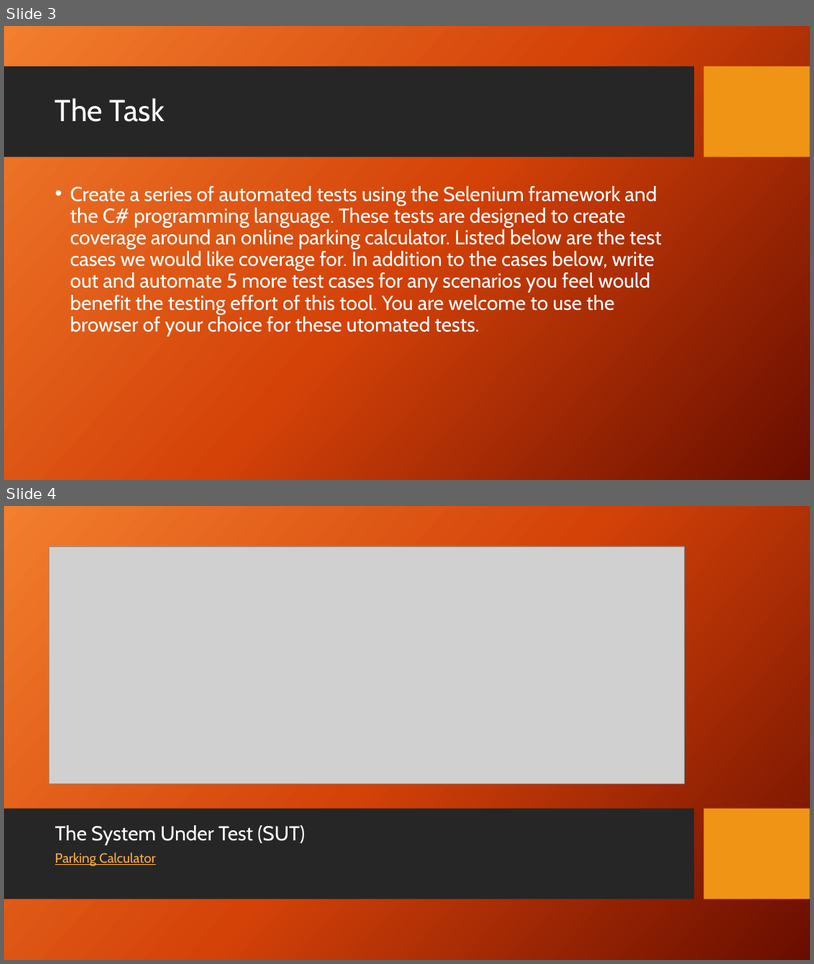
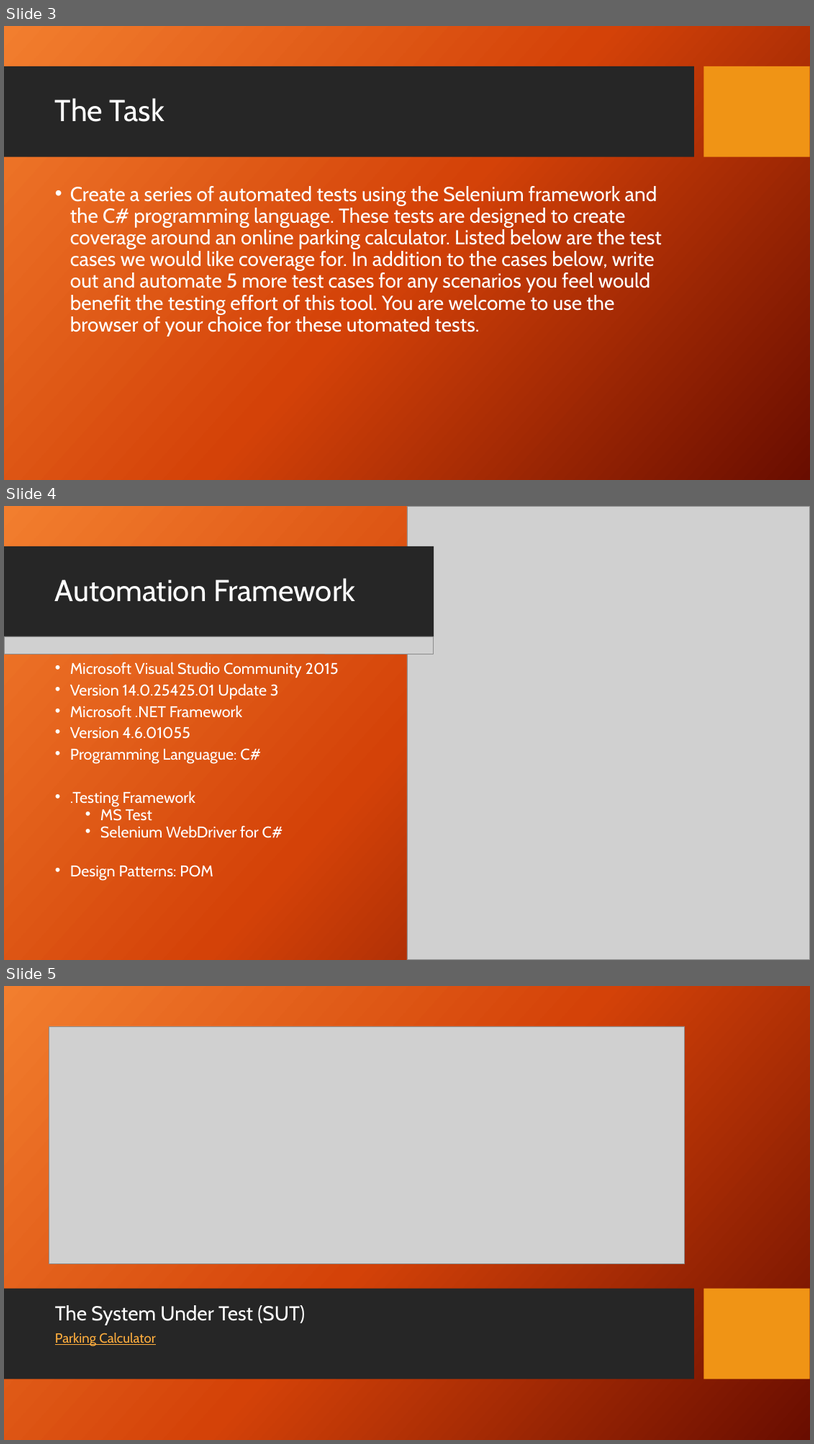
Before and after one commit to hack3rlife/mindbody, a slide deck: docs/Mindbody_Design.pptx. Shown one above the other, each under a label of ours: slides 3 and 4 before the commit, slides 3, 4 and 5 after it. The pictures are 814x964 and 814x1444 pixels, drawn with LibreOffice and Linux fonts; fonts in the diff are those of the drawing; grey boxes stand for pictures; background and template pictures are left out. Boxes give left, top, right and bottom in pixels: in the first picture for what was removed or moved away, otherwise in the second. Text is boxed around its words. In the diff, an @@ line names an element or a change of style, - is before the commit and + after.

Commit message:
1.  Adding support for run test cases from Developer Command Prompt. 2.  Addding screenshots to the test cases. 3.  Updating documentation 4.  Supports for both Google Chrome and Microsoft Internet Explorer.

```diff
--- a/docs/Mindbody_Design.pptx
+++ b/docs/Mindbody_Design.pptx
@@ slide 4 added at (x1=4, y1=506, x2=810, y2=960), background picture (left out); not listed: 2 template elements that a slide beside it also shows @@
@@ rectangle added at (x1=4, y1=506, x2=810, y2=960), fill gradient #F18031 to #D54209 to #6A0D00 @@
@@ picture added at (x1=407, y1=506, x2=810, y2=960) @@
@@ rectangle added at (x1=4, y1=546, x2=434, y2=637), fill #262626 @@
@@ title added at (x1=55, y1=578, x2=355, y2=602), 36 pt, text #FFFFFF @@
+Automation Framework
@@ picture added at (x1=4, y1=636, x2=434, y2=654) @@
@@ text added at (x1=70, y1=662, x2=339, y2=880), 18.5 pt, text #FFFFFF @@
+• Microsoft Visual Studio Community 2015
+• Version 14.0.25425.01 Update 3
+• Microsoft .NET Framework
+• Version 4.6.01055
+• Programming Languague: C#
+• .Testing Framework
+  • MS Test
+  • Selenium WebDriver for C#
+• Design Patterns: POM
@@ what was slide 4 is now slide 5 @@
```
Also in this commit, not shown: 4 slides changed, 1 slide removed, 11 other files.
